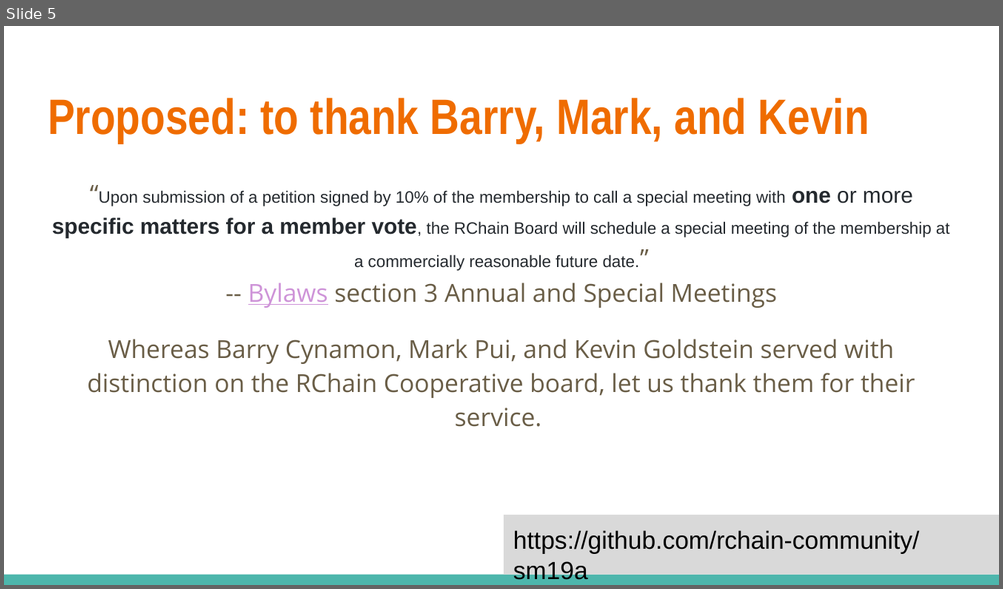
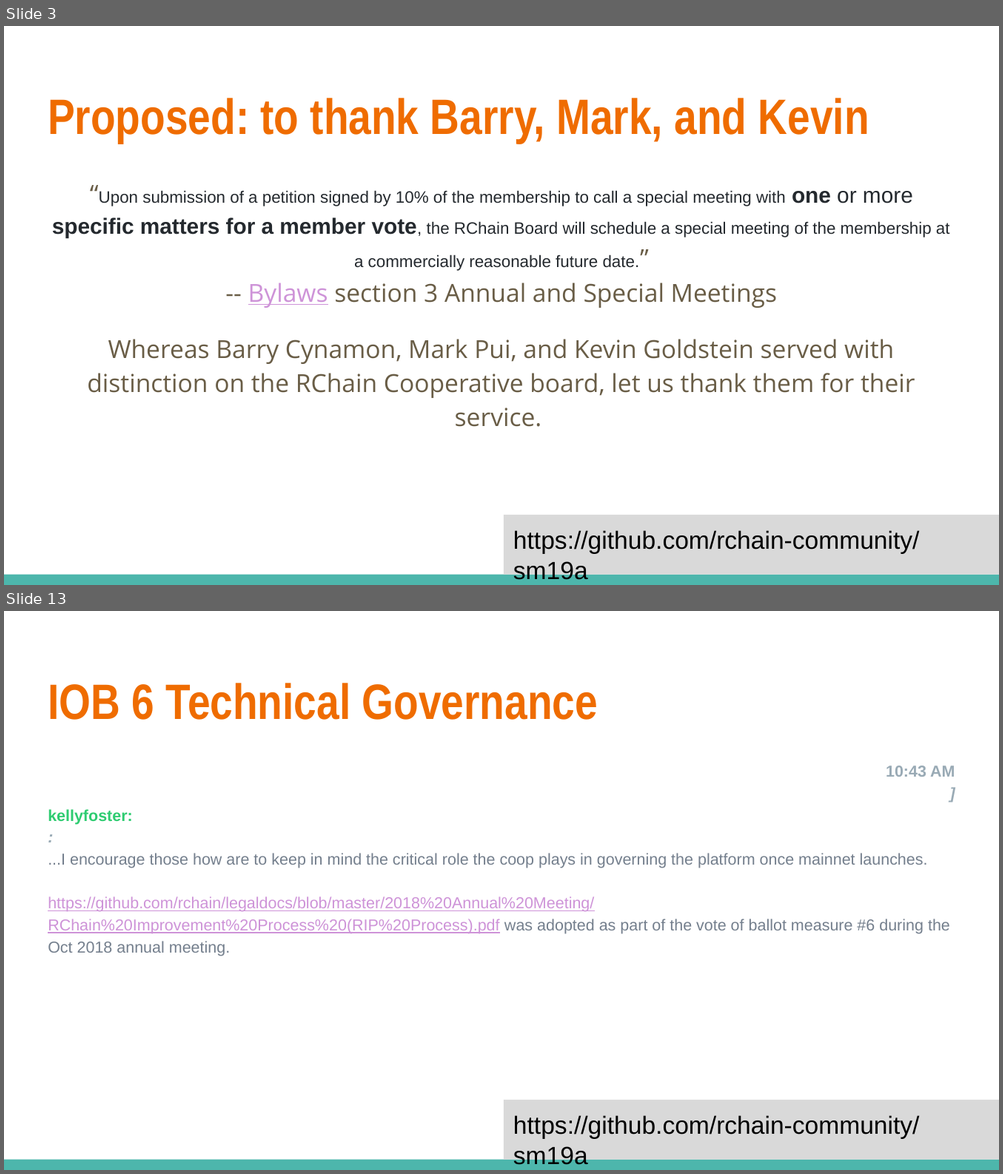
Before and after one commit to rchain-community/sm19a, a slide deck: sm19a-meeting-notes.odp. Shown one above the other, each under a label of ours: slide 5 before the commit, slides 3 and 13 after it; the slides between them are not shown. The pictures are 1003x589 and 1003x1174 pixels, drawn with LibreOffice and Linux fonts; fonts in the diff are those of the drawing. Boxes give left, top, right and bottom in pixels: in the first picture for what was removed or moved away, otherwise in the second. Text is boxed around its words. In the diff, an @@ line names an element or a change of style, - is before the commit and + after.

Commit message:
meeting slides as of May 4 session

```diff
--- a/sm19a-meeting-notes.odp
+++ b/sm19a-meeting-notes.odp
@@ slide 13 added at [4, 611, 999, 1170], background #FFFFFF; not listed: 2 template elements that a slide beside it also shows @@
@@ title added at [48, 683, 597, 720], 36 pt, text #EF6C00, bold @@
+IOB 6 Technical Governance
@@ text added at [48, 766, 954, 957], 11.5 pt, text #747F8D @@
+10:43 AM
+]
+kellyfoster:
+:
+...I encourage those how are to keep in mind the critical role the coop plays in governing the platform once mainnet launches.
+https://github.com/rchain/legaldocs/blob/master/2018%20Annual%20Meeting/RChain%20Improvement%20Process%20(RIP%20Process).pdf was adopted as part of the vote of ballot measure #6 during the Oct 2018 annual meeting.
@@ what was slide 5 is now slide 3 @@
```
Also in this commit, not shown: 5 slides changed, 11 other slides added, 1 slide removed, 2 other files.
